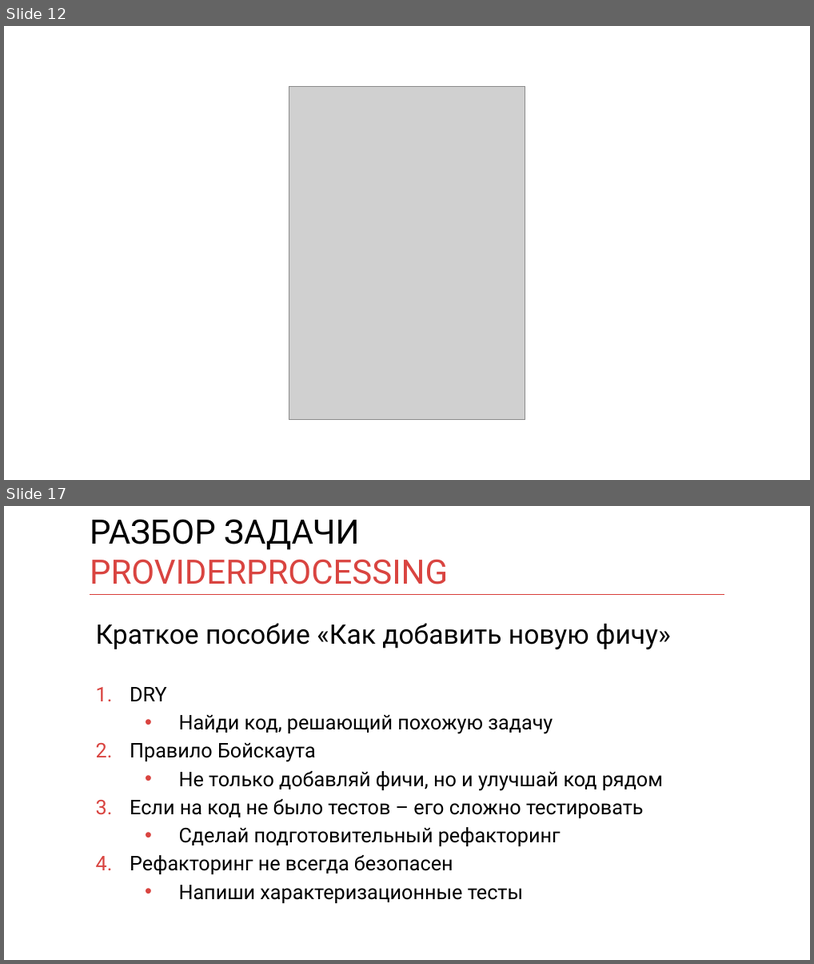
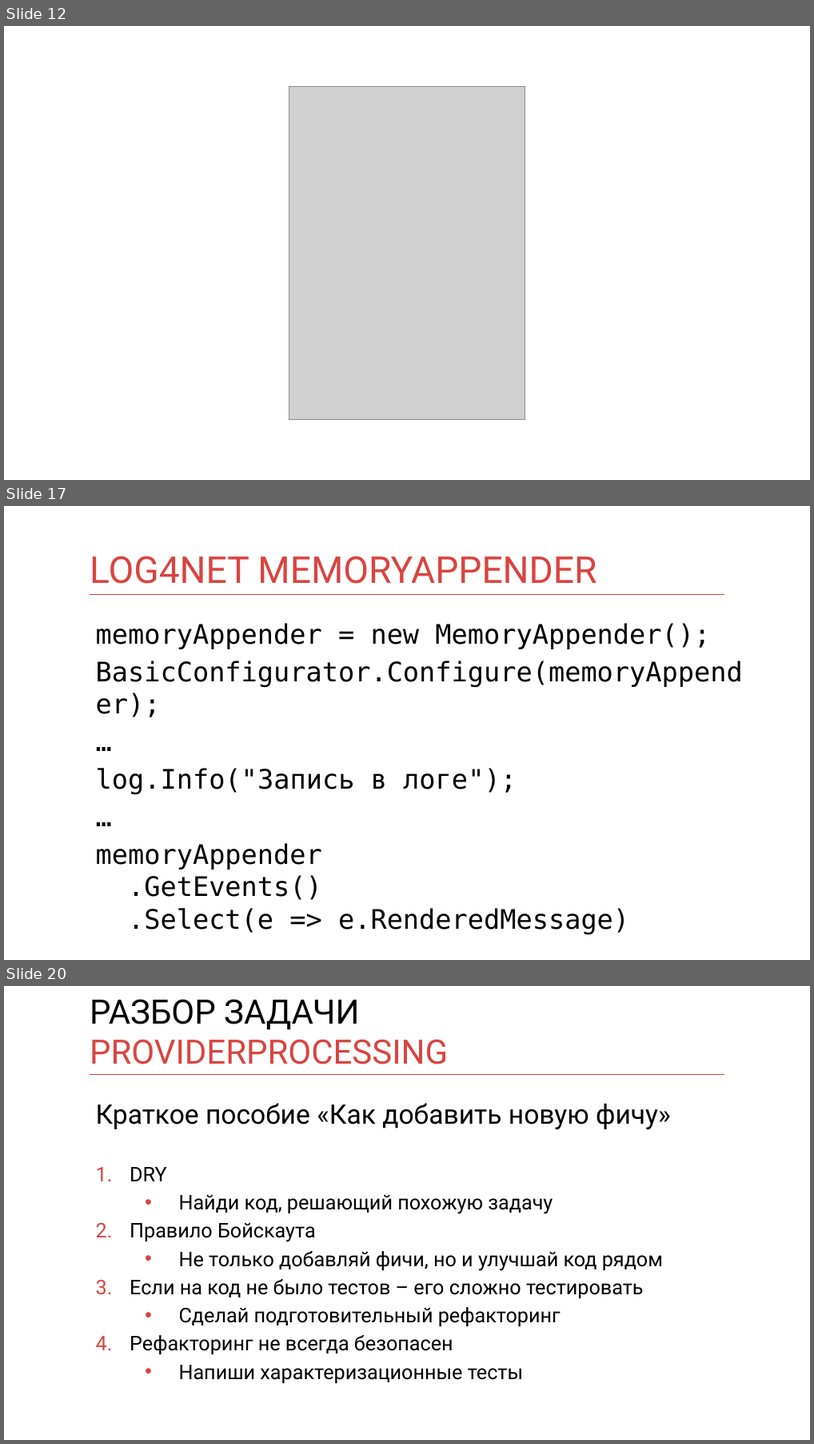
Before and after one commit to kontur-courses/legacy, a slide deck: legacy.pptx. Shown one above the other, each under a label of ours: slides 12 and 17 before the commit, slides 12, 17 and 20 after it; the slides between them are not shown. The pictures are 814x964 and 814x1444 pixels, drawn with LibreOffice and Linux fonts; fonts in the diff are those of the drawing; grey boxes stand for pictures. Boxes give left, top, right and bottom in pixels: in the first picture for what was removed or moved away, otherwise in the second. Text is boxed around its words. In the diff, an @@ line names an element or a change of style, - is before the commit and + after.

```diff
--- a/legacy.pptx
+++ b/legacy.pptx
@@ slide 17 added at <box>4,506,810,960</box>, background #FFFFFF; not listed: 1 template element that a slide beside it also shows @@
@@ title added at <box>90,556,597,584</box>, 44 pt, text #D94440 @@
+LOG4NET MEMORYAPPENDER
@@ text added at <box>96,623,743,934</box>, 32 pt, text #000000 @@
+memoryAppender = new MemoryAppender();
+BasicConfigurator.Configure(memoryAppender);
+…
+log.Info("Запись в логе");
+…
+memoryAppender
+.GetEvents()
+.Select(e => e.RenderedMessage)
@@ what was slide 17 is now slide 20 @@
```
Also in this commit, not shown: 4 slides changed, 2 other slides added.
